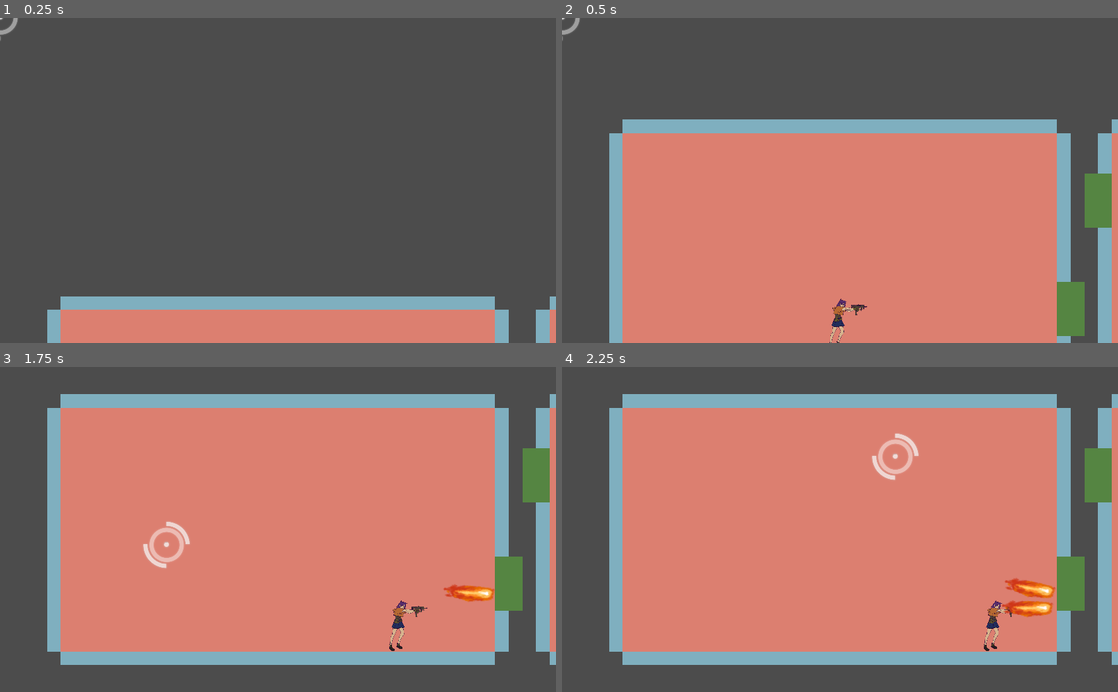
Above: before the commit, frames 1-4 (two rows, left to right).
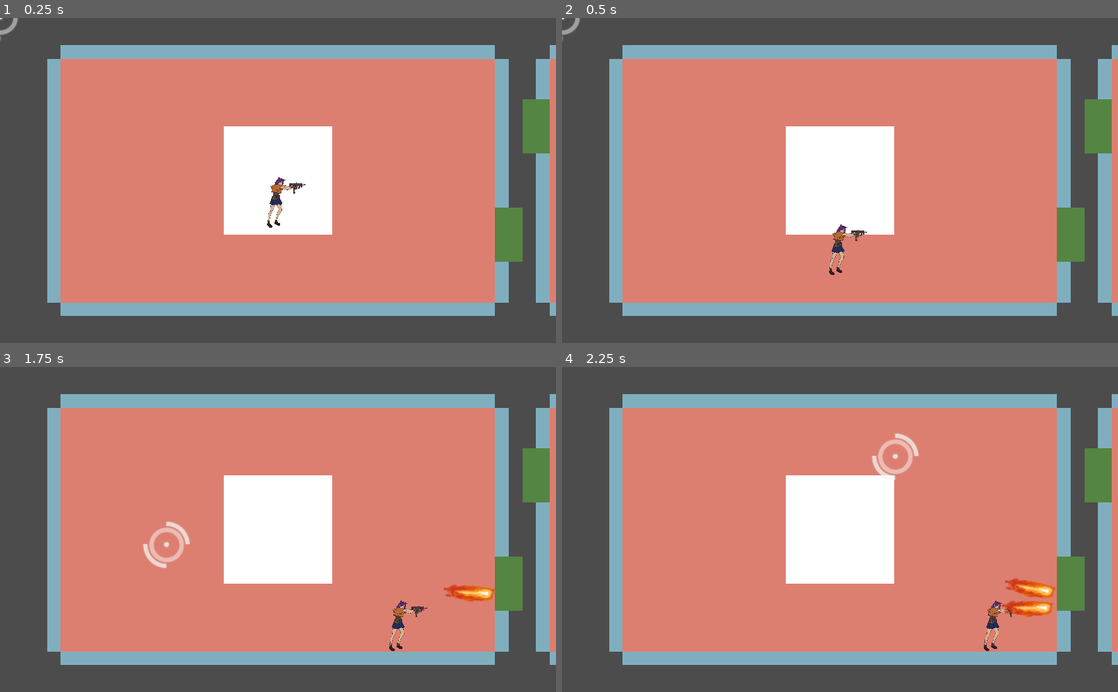
Above: after the commit, the same moments.

Repository: htw6174/purge-cycle
Game: Godot game, scene res://main.tscn
The game is run twice, just before and just after one commit, with the same random seed, the same clock (stepped at 60 frames per second) and the same inputs.
Inputs (mouse positions are in pixels of both pictures, inside the frame that each line leads up to):
- Up to frame 1 (0.25 s): no input
- Up to frame 2 (0.5 s): no input
- Up to frame 3 (1.75 s): move the mouse to (400, 513) at 0.52 s; hold Right (move_right) 0.53-1.28 s; tap Space (fire_primary) at 0.6, 1.35 s; move the mouse to (166, 545) at 1.27 s; hold Down (move_down) from 1.28 s (still down)
- Up to frame 4 (2.25 s): move the mouse to (895, 458) at 2.02 s; release Down (move_down) at 2.03 s; hold Right (move_right) from 2.03 s (still down); tap Space (fire_primary) at 2.1 s

The runs differ from the first frame. In frame 1, 78% of the frame differs, in the area x 8-100%, y 8-100%; in frame 2, 43%; in frame 3, 6.5%; in frame 4, 6.5%.

Commit message:
add placeholder level exit and purge switch; setup prompt for switches

Diff:
--- a/game_logic/game_controller.gd
+++ b/game_logic/game_controller.gd
@@ -10,13 +10,15 @@
 signal level_started(entry_room)
 signal room_changed(room_exited, room_entered, direction)
 signal room_completed(room)
+signal purge_activated()
+signal player_prompted(prompt_text, yes_text, no_text)
 
 func set_active_room(room: RoomController):
 	# disconnect old room signals
 	if active_room != null:
-		active_room.disconnect("room_completed", self, "_on_RoomController_room_complete")
+		active_room.disconnect("room_completed", self, "_on_RoomController_room_completed")
 	# connect to new room signals
-	room.connect("room_completed", self, "_on_RoomController_room_complete")
+	room.connect("room_completed", self, "_on_RoomController_room_completed")
 	active_room = room
 
 func _on_LevelController_generation_finished(entry_room: RoomController):
@@ -28,5 +30,13 @@
 	set_active_room(room_entered)
 	emit_signal("room_changed", room_exited, room_entered, direction)
 
-func _on_RoomController_room_complete(room: Node2D):
+func _on_RoomController_room_completed(room: Node2D):
 	emit_signal("room_completed", room)
+
+func _on_PurgeSwitch_player_approached():
+	# TODO: figure out a better way to store dialogue strings
+	emit_signal("player_prompted", "It's a control console. \nFrom here, you can activate the Purge Cycle for this floor.", "Input activation sequence", "Not yet")
+
+func _on_Prompt_response_received(was_yes_chosen: bool):
+	if was_yes_chosen:
+		emit_signal("purge_activated")
--- a/game_logic/panning_camera.gd
+++ b/game_logic/panning_camera.gd
@@ -5,5 +5,5 @@
 
 func _on_GameController_room_changed(room_exited: Node2D, room_entered: Node2D, direction: int):
 	var tween = self.create_tween()
-	tween.tween_property(self, "offset", room_entered.position, 1).set_trans(Tween.TRANS_CUBIC).set_ease(Tween.EASE_OUT)
+	tween.tween_property(self, "offset", room_entered.position, 0.4).set_trans(Tween.TRANS_CUBIC).set_ease(Tween.EASE_IN_OUT)
 	tween.play()
--- /dev/null
+++ b/gui/en_translation.tres
@@ -0,0 +1,3 @@
+[gd_resource type="Translation" format=2]
+
+[resource]
--- /dev/null
+++ b/gui/prompt.gd
@@ -0,0 +1,59 @@
+extends Control
+
+class_name Prompt
+
+const chars_per_second: float = 50.0
+
+# Note on best practices: using nodepath exports to connect to child scenes seems to be the best approach, as the reference will be correctly updated when the scenetree changes. However, when used on scripts attached to the root of a reused scene, this has the issue of exposing those nodepaths wherever the scene is instanced. Is there currently or in 4.0 the ability to hide some exports from instanced scenes i.e. public/private fields?
+export(NodePath) var prompt_label_path: NodePath
+onready var prompt_label: RichTextLabel = get_node(prompt_label_path)
+export(NodePath) var yes_button_path: NodePath
+onready var yes_button: Button = get_node(yes_button_path)
+export(NodePath) var no_button_path: NodePath
+onready var no_button: Button = get_node(no_button_path)
+
+signal yes_chosen()
+signal no_chosen()
+signal response_received(was_yes_chosen) # bool
+
+func _ready():
+	GameController.connect("player_prompted", self, "_on_GameController_player_prompted")
+	self.connect("response_received", GameController, "_on_Prompt_response_received")
+	self.visible = false
+
+func present(prompt_text: String, yes_text: String, no_text: String):
+	get_tree().paused = true
+	self.visible = true
+	prompt_label.text = prompt_text
+	yes_button.text = yes_text
+	no_button.text = no_text
+	Input.mouse_mode = Input.MOUSE_MODE_VISIBLE
+
+	var text_tween = self.create_tween()
+	var char_count = prompt_text.length()
+	var duration = char_count / chars_per_second
+	prompt_label.visible_characters = 0
+	yes_button.disabled = true
+	no_button.disabled = true
+	text_tween.tween_property(prompt_label, "visible_characters", char_count, duration)
+	text_tween.tween_callback(yes_button, "set_disabled", [false])
+	text_tween.tween_callback(no_button, "set_disabled", [false])
+
+func close():
+	get_tree().paused = false
+	self.visible = false
+	Input.mouse_mode = Input.MOUSE_MODE_HIDDEN
+
+func _on_GameController_player_prompted(prompt_text: String, yes_text: String, no_text: String):
+	present(prompt_text, yes_text, no_text)
+
+func _on_YesButton_pressed():
+	close()
+	emit_signal("yes_chosen")
+	emit_signal("response_received", true)
+
+
+func _on_NoButton_pressed():
+	close()
+	emit_signal("no_chosen")
+	emit_signal("response_received", false)
--- /dev/null
+++ b/gui/prompt.tscn
@@ -0,0 +1,56 @@
+[gd_scene load_steps=2 format=2]
+
+[ext_resource path="res://gui/prompt.gd" type="Script" id=1]
+
+[node name="Prompt" type="Control"]
+pause_mode = 2
+anchor_right = 1.0
+anchor_bottom = 1.0
+script = ExtResource( 1 )
+prompt_label_path = NodePath("VBoxContainer/PanelContainer/PromptLabel")
+yes_button_path = NodePath("VBoxContainer/HBoxContainer/YesButton")
+no_button_path = NodePath("VBoxContainer/HBoxContainer/NoButton")
+
+[node name="VBoxContainer" type="VBoxContainer" parent="."]
+anchor_top = 1.0
+anchor_right = 1.0
+anchor_bottom = 1.0
+margin_left = 100.0
+margin_top = -200.0
+margin_right = -100.0
+margin_bottom = -100.0
+
+[node name="PanelContainer" type="PanelContainer" parent="VBoxContainer"]
+margin_right = 824.0
+margin_bottom = 89.0
+
+[node name="PromptLabel" type="RichTextLabel" parent="VBoxContainer/PanelContainer"]
+margin_left = 7.0
+margin_top = 7.0
+margin_right = 817.0
+margin_bottom = 82.0
+text = "This is the question being asked in a prompt. Would you like to proceed?
+Warning:
+The question
+could be
+pretty long"
+fit_content_height = true
+
+[node name="HBoxContainer" type="HBoxContainer" parent="VBoxContainer"]
+margin_top = 93.0
+margin_right = 824.0
+margin_bottom = 113.0
+
+[node name="YesButton" type="Button" parent="VBoxContainer/HBoxContainer"]
+margin_right = 86.0
+margin_bottom = 20.0
+text = "Affirmative!"
+
+[node name="NoButton" type="Button" parent="VBoxContainer/HBoxContainer"]
+margin_left = 90.0
+margin_right = 170.0
+margin_bottom = 20.0
+text = "No can do!"
+
+[connection signal="pressed" from="VBoxContainer/HBoxContainer/YesButton" to="." method="_on_YesButton_pressed"]
+[connection signal="pressed" from="VBoxContainer/HBoxContainer/NoButton" to="." method="_on_NoButton_pressed"]
--- a/main.tscn
+++ b/main.tscn
@@ -1,12 +1,20 @@
-[gd_scene load_steps=3 format=2]
+[gd_scene load_steps=4 format=2]
 
 [ext_resource path="res://player/player.tscn" type="PackedScene" id=1]
 [ext_resource path="res://room/level_builder.tscn" type="PackedScene" id=2]
+[ext_resource path="res://gui/prompt.tscn" type="PackedScene" id=3]
 
-[node name="Main" type="Node2D"]
+[node name="Main" type="Node"]
 
 [node name="Logic" type="Node" parent="."]
 
 [node name="LevelBuilder" parent="." instance=ExtResource( 2 )]
+max_width = 2
+max_height = 1
 
 [node name="Player" parent="." instance=ExtResource( 1 )]
+
+[node name="CanvasLayer" type="CanvasLayer" parent="."]
+layer = 2
+
+[node name="Prompt" parent="CanvasLayer" instance=ExtResource( 3 )]
--- a/project.godot
+++ b/project.godot
@@ -29,6 +29,11 @@
 "language": "GDScript",
 "path": "res://player/player.gd"
 }, {
+"base": "Control",
+"class": "Prompt",
+"language": "GDScript",
+"path": "res://gui/prompt.gd"
+}, {
 "base": "Node2D",
 "class": "RoomController",
 "language": "GDScript",
@@ -39,6 +44,7 @@
 "Door": "",
 "LevelController": "",
 "Player": "",
+"Prompt": "",
 "RoomController": ""
 }
 
--- a/room/level_builder.tscn
+++ b/room/level_builder.tscn
@@ -1,8 +1,12 @@
-[gd_scene load_steps=3 format=2]
+[gd_scene load_steps=5 format=2]
 
 [ext_resource path="res://room/level_controller.gd" type="Script" id=1]
 [ext_resource path="res://room/combat_room.tscn" type="PackedScene" id=2]
+[ext_resource path="res://room/purge_switch.tscn" type="PackedScene" id=3]
+[ext_resource path="res://room/level_exit.tscn" type="PackedScene" id=4]
 
 [node name="LevelBuilder" type="Node2D"]
 script = ExtResource( 1 )
 room_scene = ExtResource( 2 )
+exit_scene = ExtResource( 4 )
+switch_scene = ExtResource( 3 )
--- a/room/level_controller.gd
+++ b/room/level_controller.gd
@@ -12,6 +12,8 @@
 export(int) var max_width: int = 5
 export(int) var max_height: int = 5
 export(PackedScene) var room_scene: PackedScene
+export(PackedScene) var exit_scene: PackedScene
+export(PackedScene) var switch_scene: PackedScene
 
 var rooms: Array# Array of Array of RoomController
 
@@ -39,14 +41,18 @@
 	var next_room_position: Vector2 = Vector2(0, mid_row)
 	# store for signal after generation is complete
 	var entry_room = create_room(next_room_position.x, next_room_position.y)
-	# TODO: add level exit to RoomController, enable on entry_room
+	var level_exit = exit_scene.instance() as Node2D
+	# add level exit to first room
+	entry_room.add_child(level_exit)
+	#level_exit.position = entry_room.position
 	# place next room to the right
 	var next_room_direction = Defs.Direction.RIGHT
 	next_room_position += Defs.direction_vectors[next_room_direction]
 	var next_room_inside: bool = is_position_inside_level(next_room_position)
 	# keep adding rooms to the right, top, or bottom until right edge is hit
+	var instanced_room: RoomController
 	while next_room_inside:
-		create_room(next_room_position.x, next_room_position.y)
+		instanced_room = create_room(next_room_position.x, next_room_position.y)
 		# determine valid directions for new room
 		# only pick from first 3 directions i.e. don't go left
 		var valid = [Defs.Direction.UP, Defs.Direction.DOWN, Defs.Direction.RIGHT]
@@ -61,6 +67,9 @@
 		next_room_position += Defs.direction_vectors[next_room_direction]
 		next_room_inside = is_position_inside_level(next_room_position)
 	# TODO: add purge cycle switch to last room
+	var purge_switch = switch_scene.instance() as Node2D
+	instanced_room.add_child(purge_switch)
+	#purge_switch.position = instanced_room.position
 	# TODO: add side rooms
 	# Go back through all rooms to do post-generation setup (enable connecting doors etc.)
 	for y in rooms.size():
@@ -87,7 +96,7 @@
 					right.activate_door(Defs.Direction.LEFT)
 	emit_signal("generation_finished", entry_room)
 
-func create_room(x: int, y: int):
+func create_room(x: int, y: int) -> RoomController:
 	var new_room = room_scene.instance() as RoomController
 	self.add_child(new_room)
 	new_room.owner = self
--- /dev/null
+++ b/room/level_exit.tscn
@@ -0,0 +1,16 @@
+[gd_scene load_steps=2 format=2]
+
+[sub_resource type="RectangleShape2D" id=1]
+extents = Vector2( 20, 20 )
+
+[node name="LevelExit" type="Node2D"]
+
+[node name="Polygon2D" type="Polygon2D" parent="."]
+polygon = PoolVector2Array( -20, 20, -20, -20, 20, -20, 20, 20 )
+
+[node name="Area2D" type="Area2D" parent="."]
+collision_layer = 2
+collision_mask = 2
+
+[node name="CollisionShape2D" type="CollisionShape2D" parent="Area2D"]
+shape = SubResource( 1 )
--- /dev/null
+++ b/room/purge_switch.gd
@@ -0,0 +1,10 @@
+extends Node
+
+signal player_approached()
+
+func _ready():
+	self.connect("player_approached", GameController, "_on_PurgeSwitch_player_approached")
+
+func _on_Area2D_body_entered(body):
+	if body.is_in_group("Player"):
+		emit_signal("player_approached")
--- /dev/null
+++ b/room/purge_switch.tscn
@@ -0,0 +1,20 @@
+[gd_scene load_steps=3 format=2]
+
+[ext_resource path="res://room/purge_switch.gd" type="Script" id=1]
+
+[sub_resource type="RectangleShape2D" id=1]
+
+[node name="PurgeSwitch" type="Node2D"]
+script = ExtResource( 1 )
+
+[node name="Area2D" type="Area2D" parent="."]
+collision_layer = 2
+collision_mask = 2
+
+[node name="CollisionShape2D" type="CollisionShape2D" parent="Area2D"]
+shape = SubResource( 1 )
+
+[node name="Polygon2D" type="Polygon2D" parent="."]
+polygon = PoolVector2Array( -10, -10, 10, -10, 10, 10, -10, 10 )
+
+[connection signal="body_entered" from="Area2D" to="." method="_on_Area2D_body_entered"]
--- a/room/room_controller.gd
+++ b/room/room_controller.gd
@@ -10,7 +10,7 @@
 # Should be set when instancing
 var level_position: Vector2
 
-signal room_complete(room)
+signal room_completed(room)
 signal door_entered(room, direction)
 
 func _ready():
